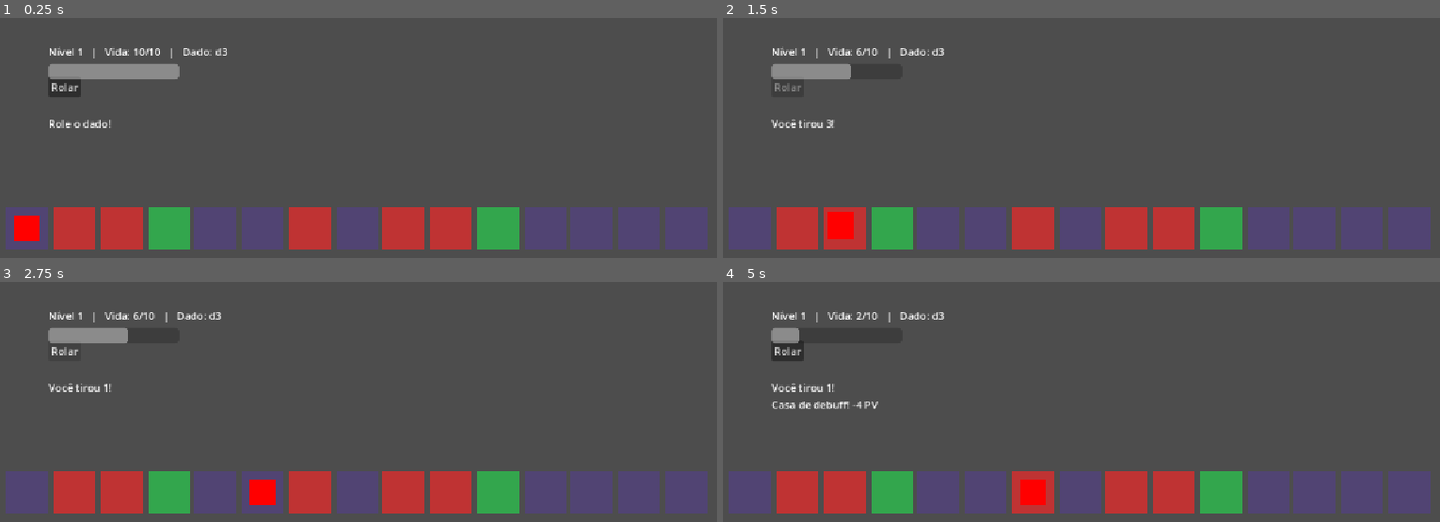
Above: before the commit, frames 1-4 (two rows, left to right).
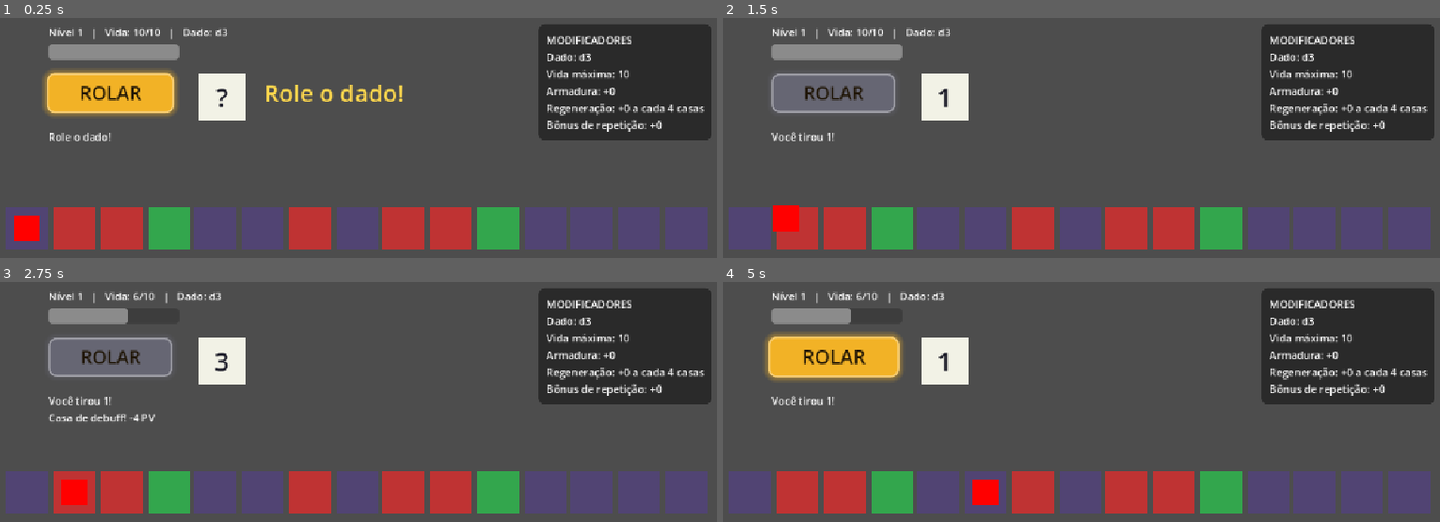
Above: after the commit, the same moments.

Repository: icamarassa/Dice-Run
Game: Godot game, scene res://scenes/main.tscn
Two runs of this game, one before a commit and one after it. Both use one fixed random seed, a clock stepped at 60 frames per second and the inputs below.
Inputs (mouse positions are in pixels of both pictures, inside the frame that each line leads up to):
- Up to frame 1 (0.25 s): no input
- Up to frame 2 (1.5 s): click "Rolar" (after the commit: "ROLAR") at 0.5 s; click (787, 87) at 1.25 s, where only the run before the commit has a clickable "Rolar"
- Up to frame 3 (2.75 s): click "Rolar" (after the commit: "ROLAR") at 2 s
- Up to frame 4 (5 s): move the mouse to (1246, 466) at 2.77 s; click "Rolar" (after the commit: "ROLAR") at 3.5 s; move the mouse to (930, 507) at 4.27 s

The runs differ from the first frame. In frame 1, 19% of the frame differs, in the area x 5-100%, y 2-52%; in frame 2, 18%; in frame 3, 18%; in frame 4, 19%.

Commit message:
Marco 4: cards, raridades, escada de dados, painel de status

Diff:
--- a/dados/buffs/armadura.tres
+++ b/dados/buffs/armadura_couro.tres
@@ -1,10 +1,10 @@
 [gd_resource type="Resource" script_class="Buff" format=3 uid="uid://cwkda4rjn4thl"]
 
-[ext_resource type="Script" uid="uid://bojuqkqv6tqib" path="res://scripts/buff.gd" id="1_w3nqv"]
+[ext_resource type="Script" uid="uid://bojuqkqv6tqib" path="res://scripts/buff.gd" id="1_2gd8p"]
 
 [resource]
-script = ExtResource("1_w3nqv")
-nome = "Armadura"
+script = ExtResource("1_2gd8p")
+nome = "Armadura de Couro"
 descricao = "Debuffs tiram 1 PV a menos"
 id_efeito = "reduz_dano"
 metadata/_custom_type_script = "uid://bojuqkqv6tqib"
--- /dev/null
+++ b/dados/buffs/bencao_arthur.tres
@@ -0,0 +1,10 @@
+[gd_resource type="Resource" script_class="Buff" format=3 uid="uid://bca3aamh6u8ee"]
+
+[ext_resource type="Script" uid="uid://bojuqkqv6tqib" path="res://scripts/buff.gd" id="1_h6oeo"]
+
+[resource]
+script = ExtResource("1_h6oeo")
+nome = "Benção do Rei Arthur"
+descricao = "A cada 10 casas lhe protege completamente de um dano"
+id_efeito = "bencao_divina"
+metadata/_custom_type_script = "uid://bojuqkqv6tqib"
--- /dev/null
+++ b/dados/buffs/coracao_tita.tres
@@ -0,0 +1,12 @@
+[gd_resource type="Resource" script_class="Buff" format=3 uid="uid://btym84es5eo83"]
+
+[ext_resource type="Script" uid="uid://bojuqkqv6tqib" path="res://scripts/buff.gd" id="1_m7xys"]
+
+[resource]
+script = ExtResource("1_m7xys")
+nome = "Coração de Titã"
+raridade = "Lendaria"
+descricao = "+5 de PV máximo"
+id_efeito = "low_health"
+valor = 5
+metadata/_custom_type_script = "uid://bojuqkqv6tqib"
--- /dev/null
+++ b/dados/buffs/cota_de_malha.tres
@@ -0,0 +1,12 @@
+[gd_resource type="Resource" script_class="Buff" format=3 uid="uid://dl6hm5yo1p4io"]
+
+[ext_resource type="Script" uid="uid://bojuqkqv6tqib" path="res://scripts/buff.gd" id="1_n35cn"]
+
+[resource]
+script = ExtResource("1_n35cn")
+nome = "Cota de Malha"
+raridade = "Epica"
+descricao = "Debuffs tiram 2 PV a menos"
+id_efeito = "reduz_dano"
+valor = 2
+metadata/_custom_type_script = "uid://bojuqkqv6tqib"
--- /dev/null
+++ b/dados/buffs/forma_perfeita.tres
@@ -0,0 +1,12 @@
+[gd_resource type="Resource" script_class="Buff" format=3 uid="uid://0agrv247c7s6"]
+
+[ext_resource type="Script" uid="uid://bojuqkqv6tqib" path="res://scripts/buff.gd" id="1_kmlmx"]
+
+[resource]
+script = ExtResource("1_kmlmx")
+nome = "Forma Perfeita"
+raridade = "Epica"
+descricao = "Evolui o dado duas vezes"
+id_efeito = "mais_lados"
+valor = 2
+metadata/_custom_type_script = "uid://bojuqkqv6tqib"
--- a/dados/buffs/primeiros_socorros.tres
+++ b/dados/buffs/primeiros_socorros.tres
@@ -5,7 +5,7 @@
 [resource]
 script = ExtResource("1_ccc14")
 nome = "Primeiros Socorros"
-descricao = "Cura 3 PV"
+descricao = "Cura 4 PV"
 id_efeito = "cura"
-valor = 3
+valor = 4
 metadata/_custom_type_script = "uid://bojuqkqv6tqib"
--- a/scripts/buff.gd
+++ b/scripts/buff.gd
@@ -2,7 +2,7 @@
 extends Resource
 
 @export var nome: String
-@export_enum("Comum", "Rara") var raridade: String = "Comum"
+@export_enum("Comum", "Rara", "Epica", "Lendaria") var raridade: String = "Comum"
 @export var descricao: String
 @export var id_efeito: String
 @export var valor: int = 1
--- a/scripts/dado.gd
+++ b/scripts/dado.gd
@@ -1,9 +1,13 @@
 class_name Dado
+
+# Dados que existem de verdade, em ordem de evolução
+const ESCADA: Array[int] = [3, 4, 6, 8, 10, 12, 20]
 
 var lados: int = 3
 var bonus_repeticao: int = 0
 var ultimo: int = 0
 var teve_bonus: bool = false
+
 
 func rolar() -> int:
 	var resultado := randi_range(1, lados)
@@ -13,3 +17,20 @@
 		total += bonus_repeticao
 	ultimo = resultado
 	return total
+
+
+func indice() -> int:
+	return ESCADA.find(lados)
+
+
+# Ainda existe um dado maior que este, andando "passos" degraus na escada?
+func pode_evoluir(passos: int = 1) -> bool:
+	return indice() + passos < ESCADA.size()
+
+
+func proximo_lados(passos: int = 1) -> int:
+	return ESCADA[mini(indice() + passos, ESCADA.size() - 1)]
+
+
+func evoluir(passos: int = 1) -> void:
+	lados = proximo_lados(passos)
--- a/scripts/main.gd
+++ b/scripts/main.gd
@@ -15,9 +15,8 @@
 
 const VIDA_INICIAL := 10
 const DANO_BASE := 4
-const CHANCE_RARA := 0.15
-
-const CASAS_PARA_REGEN := 4        # regeneração acontece a cada 4 casas andadas
+
+const CASAS_PARA_REGEN := 4
 const CHANCE_DEBUFF_BASE := 0.25
 const CHANCE_DEBUFF_POR_NIVEL := 0.03
 const CHANCE_DEBUFF_MAX := 0.45
@@ -25,10 +24,25 @@
 
 const PASTA_BUFFS := "res://dados/buffs/"
 
+# Interface
+const DADO_POS := Vector2(330, 95)
+const DICA_POS := Vector2(430, 100)
+const COR_DADO := Color(0.95, 0.95, 0.9)
+const COR_DADO_BONUS := Color(1.0, 0.85, 0.35)
+const SEGUNDOS_PARA_DICA := 7.0
+
 const CORES := {
 	TipoCasa.NEUTRA: Color(0.319, 0.267, 0.45, 1.0),
 	TipoCasa.BUFF: Color(0.2, 0.65, 0.3),
 	TipoCasa.DEBUFF: Color(0.75, 0.2, 0.2),
+}
+
+# O "peso" define a chance relativa de cada raridade aparecer
+const RARIDADES := {
+	"Comum": {"nome": "Comum", "peso": 65, "cor": Color(0.72, 0.72, 0.78)},
+	"Rara": {"nome": "Rara", "peso": 22, "cor": Color(0.3, 0.6, 1.0)},
+	"Epica": {"nome": "Épica", "peso": 10, "cor": Color(0.72, 0.38, 0.95)},
+	"Lendaria": {"nome": "Lendária", "peso": 3, "cor": Color(1.0, 0.72, 0.15)},
 }
 
 var dado := Dado.new()
@@ -41,10 +55,20 @@
 var casas_andadas := 0
 var tipos_casas: Array[int] = []
 var todos_buffs: Array[Buff] = []
-var painel_escolha: PanelContainer
-var tween_camera: Tween
 var ocupado := false
 var jogo_terminou := false
+
+var overlay_escolha: ColorRect
+var escolha_ativa := false
+var dado_visual: ColorRect
+var face_dado: Label
+var dica_rolar: Label
+var painel_status: PanelContainer
+var label_status: Label
+var timer_dica: Timer
+var tween_camera: Tween
+var tween_dica: Tween
+var tween_botao: Tween
 
 @onready var tabuleiro: Node2D = $Tabuleiro
 @onready var marcador: ColorRect = $Marcador
@@ -58,15 +82,159 @@
 
 func _ready() -> void:
 	randomize()
-	barra_vida.position = Vector2(100, 80)
-	barra_vida.size = Vector2(200, 24)
-	barra_vida.show_percentage = false
+	_organizar_interface()
+	_criar_dado_visual()
+	_criar_painel_status()
+	_criar_dica()
 
 	_carregar_buffs()
 	_montar_nivel()
 	botao_reiniciar.hide()
 	botao_rolar.pressed.connect(_on_botao_rolar_pressed)
 	botao_reiniciar.pressed.connect(_on_botao_reiniciar_pressed)
+
+	timer_dica = Timer.new()
+	timer_dica.wait_time = SEGUNDOS_PARA_DICA
+	timer_dica.timeout.connect(_on_timer_dica)
+	add_child(timer_dica)
+	timer_dica.start()
+
+	_pulsar_botao(true)
+	_mostrar_dica()
+
+
+# ---------- Interface ----------
+
+func _organizar_interface() -> void:
+	label_vida.position = Vector2(100, 20)
+	barra_vida.position = Vector2(100, 50)
+	barra_vida.size = Vector2(200, 24)
+	barra_vida.show_percentage = false
+	label_resultado.position = Vector2(100, 180)
+	botao_reiniciar.position = Vector2(100, 255)
+
+	# Botão de rolar em destaque
+	botao_rolar.text = "ROLAR"
+	botao_rolar.custom_minimum_size = Vector2(190, 60)
+	botao_rolar.size = Vector2(190, 60)
+	botao_rolar.position = Vector2(100, 95)
+	botao_rolar.pivot_offset = Vector2(95, 30)
+	botao_rolar.add_theme_font_size_override("font_size", 28)
+	var escuro := Color(0.12, 0.08, 0.02)
+	for cor_fonte in ["font_color", "font_hover_color", "font_pressed_color", "font_disabled_color"]:
+		botao_rolar.add_theme_color_override(cor_fonte, escuro)
+	botao_rolar.add_theme_stylebox_override("normal", _estilo_botao(Color(0.95, 0.7, 0.15)))
+	botao_rolar.add_theme_stylebox_override("hover", _estilo_botao(Color(1.0, 0.82, 0.35)))
+	botao_rolar.add_theme_stylebox_override("pressed", _estilo_botao(Color(0.8, 0.55, 0.1)))
+	botao_rolar.add_theme_stylebox_override("disabled", _estilo_botao(Color(0.4, 0.4, 0.45)))
+
+
+func _estilo_botao(cor: Color) -> StyleBoxFlat:
+	var s := StyleBoxFlat.new()
+	s.bg_color = cor
+	s.border_color = cor.lightened(0.35)
+	s.set_border_width_all(3)
+	s.set_corner_radius_all(12)
+	s.shadow_color = Color(cor, 0.4)
+	s.shadow_size = 8
+	return s
+
+
+func _pulsar_botao(ativo: bool) -> void:
+	if tween_botao:
+		tween_botao.kill()
+	botao_rolar.scale = Vector2.ONE
+	if ativo:
+		tween_botao = botao_rolar.create_tween().set_loops()
+		tween_botao.tween_property(botao_rolar, "scale", Vector2(1.06, 1.06), 0.5).set_trans(Tween.TRANS_SINE)
+		tween_botao.tween_property(botao_rolar, "scale", Vector2.ONE, 0.5).set_trans(Tween.TRANS_SINE)
+
+
+func _criar_dado_visual() -> void:
+	dado_visual = ColorRect.new()
+	dado_visual.size = Vector2(72, 72)
+	dado_visual.pivot_offset = Vector2(36, 36)
+	dado_visual.position = DADO_POS
+	dado_visual.color = COR_DADO
+	$UI.add_child(dado_visual)
+
+	face_dado = Label.new()
+	face_dado.set_anchors_and_offsets_preset(Control.PRESET_FULL_RECT)
+	face_dado.horizontal_alignment = HORIZONTAL_ALIGNMENT_CENTER
+	face_dado.vertical_alignment = VERTICAL_ALIGNMENT_CENTER
+	face_dado.add_theme_font_size_override("font_size", 40)
+	face_dado.add_theme_color_override("font_color", Color(0.1, 0.1, 0.15))
+	face_dado.text = "?"
+	dado_visual.add_child(face_dado)
+
+
+func _criar_painel_status() -> void:
+	painel_status = PanelContainer.new()
+	var estilo := StyleBoxFlat.new()
+	estilo.bg_color = Color(0, 0, 0, 0.45)
+	estilo.set_corner_radius_all(10)
+	estilo.set_content_margin_all(12)
+	painel_status.add_theme_stylebox_override("panel", estilo)
+
+	label_status = Label.new()
+	label_status.add_theme_font_size_override("font_size", 16)
+	painel_status.add_child(label_status)
+
+	painel_status.position = Vector2(850, 20)
+	$UI.add_child(painel_status)
+
+
+func _atualizar_status() -> void:
+	var texto := "MODIFICADORES\n"
+	texto += "Dado: d%d\n" % dado.lados
+	texto += "Vida máxima: %d\n" % vida_maxima
+	texto += "Armadura: +%d\n" % reducao_dano
+	texto += "Regeneração: +%d a cada %d casas\n" % [regen_valor, CASAS_PARA_REGEN]
+	texto += "Bônus de repetição: +%d" % dado.bonus_repeticao
+	label_status.text = texto
+
+
+func _criar_dica() -> void:
+	dica_rolar = _novo_label("Role o dado!", 36, Color(1.0, 0.85, 0.3))
+	dica_rolar.autowrap_mode = TextServer.AUTOWRAP_OFF
+	dica_rolar.horizontal_alignment = HORIZONTAL_ALIGNMENT_LEFT
+	dica_rolar.position = DICA_POS
+	dica_rolar.modulate.a = 0.0
+	$UI.add_child(dica_rolar)
+
+
+func _mostrar_dica() -> void:
+	if tween_dica:
+		tween_dica.kill()
+	dica_rolar.modulate.a = 0.0
+	dica_rolar.position = DICA_POS + Vector2(-20, 0)
+	tween_dica = create_tween()
+	tween_dica.set_parallel(true)
+	tween_dica.tween_property(dica_rolar, "modulate:a", 1.0, 0.25)
+	tween_dica.tween_property(dica_rolar, "position:x", DICA_POS.x, 0.25)
+	tween_dica.tween_property(dica_rolar, "modulate:a", 0.0, 0.4).set_delay(1.25)
+
+
+func _esconder_dica() -> void:
+	if tween_dica:
+		tween_dica.kill()
+	dica_rolar.modulate.a = 0.0
+
+
+func _on_timer_dica() -> void:
+	if not ocupado and not jogo_terminou and not escolha_ativa:
+		_mostrar_dica()
+
+
+func _novo_label(texto: String, tamanho: int, cor := Color.WHITE) -> Label:
+	var l := Label.new()
+	l.text = texto
+	l.horizontal_alignment = HORIZONTAL_ALIGNMENT_CENTER
+	l.autowrap_mode = TextServer.AUTOWRAP_WORD_SMART
+	l.mouse_filter = Control.MOUSE_FILTER_IGNORE
+	l.add_theme_font_size_override("font_size", tamanho)
+	l.add_theme_color_override("font_color", cor)
+	return l
 
 
 # ---------- Dados (Resources) ----------
@@ -82,18 +250,47 @@
 	print("Buffs carregados: ", todos_buffs.size())
 
 
+# Um buff só é oferecido se fizer sentido agora (ex.: não existe dado maior que d20)
+func _buff_disponivel(buff: Buff) -> bool:
+	if buff.id_efeito == "mais_lados":
+		return dado.pode_evoluir(buff.valor)
+	return true
+
+
+func _descricao_do_buff(buff: Buff) -> String:
+	if buff.id_efeito == "mais_lados":
+		return "Seu dado evolui:\nd%d → d%d" % [dado.lados, dado.proximo_lados(buff.valor)]
+	return buff.descricao
+
+
+func _sortear_raridade() -> String:
+	var total: int = 0
+	for r in RARIDADES:
+		total += RARIDADES[r]["peso"]
+	var sorteio := randi_range(1, total)
+	for r in RARIDADES:
+		sorteio -= RARIDADES[r]["peso"]
+		if sorteio <= 0:
+			return r
+	return "Comum"
+
+
 func _sortear_opcoes(quantidade := 3) -> Array[Buff]:
-	var pool := todos_buffs.duplicate()
+	var pool: Array[Buff] = []
+	for b in todos_buffs:
+		if _buff_disponivel(b):
+			pool.append(b)
 	pool.shuffle()
+
 	var opcoes: Array[Buff] = []
-
 	while opcoes.size() < quantidade and not pool.is_empty():
-		var raridade_alvo := "Rara" if randf() < CHANCE_RARA else "Comum"
+		var raridade_alvo := _sortear_raridade()
 		var escolhido: Buff = null
 		for b in pool:
 			if b.raridade == raridade_alvo:
 				escolhido = b
 				break
+		# Se não existe buff dessa raridade, pega qualquer um
 		if escolhido == null:
 			escolhido = pool[0]
 		opcoes.append(escolhido)
@@ -203,8 +400,13 @@
 		return
 	ocupado = true
 	botao_rolar.disabled = true
+	_pulsar_botao(false)
+	_esconder_dica()
+	timer_dica.stop()
 
 	var resultado := dado.rolar()
+	await _animar_dado()
+
 	label_resultado.text = "Você tirou %d!" % resultado
 	if dado.teve_bonus:
 		label_resultado.text += " (bônus de repetição)"
@@ -222,6 +424,39 @@
 	if not jogo_terminou:
 		ocupado = false
 		botao_rolar.disabled = false
+		_pulsar_botao(true)
+		timer_dica.start()
+
+
+func _animar_dado() -> void:
+	dado_visual.color = COR_DADO
+
+	var t := create_tween().set_parallel(true)
+	t.tween_property(dado_visual, "rotation", TAU * 2.0, 0.55).from(0.0)
+	t.tween_property(dado_visual, "position:y", DADO_POS.y - 45.0, 0.25) \
+		.set_trans(Tween.TRANS_QUAD).set_ease(Tween.EASE_OUT)
+	t.tween_property(dado_visual, "position:y", DADO_POS.y, 0.25) \
+		.set_delay(0.25).set_trans(Tween.TRANS_QUAD).set_ease(Tween.EASE_IN)
+	# Troca o número várias vezes enquanto o dado gira
+	t.tween_method(_face_aleatoria, 0.0, 1.0, 0.55)
+	await t.finished
+
+	dado_visual.rotation = 0.0
+	face_dado.text = str(dado.ultimo)
+	if dado.teve_bonus:
+		dado_visual.color = COR_DADO_BONUS
+
+	# "Pop" ao pousar
+	var p := create_tween()
+	p.tween_property(dado_visual, "scale", Vector2(1.35, 1.35), 0.08)
+	p.tween_property(dado_visual, "scale", Vector2.ONE, 0.15) \
+		.set_trans(Tween.TRANS_BACK).set_ease(Tween.EASE_OUT)
+	await p.finished
+
+
+func _face_aleatoria(_progresso: float) -> void:
+	if randf() < 0.3:
+		face_dado.text = str(randi_range(1, dado.lados))
 
 
 func _mover_um_passo(indice: int) -> void:
@@ -275,41 +510,128 @@
 func _escolher_buff() -> void:
 	var opcoes := _sortear_opcoes()
 	if opcoes.is_empty():
-		label_resultado.text += "\n(Nenhum buff encontrado em dados/buffs)"
+		label_resultado.text += "\n(Nenhum buff disponível em dados/buffs)"
 		return
 
-	painel_escolha = PanelContainer.new()
-	var caixa := HBoxContainer.new()
-	caixa.add_theme_constant_override("separation", 12)
-	painel_escolha.add_child(caixa)
-
+	escolha_ativa = true
+
+	# Fundo escuro cobrindo a tela inteira
+	overlay_escolha = ColorRect.new()
+	overlay_escolha.color = Color(0, 0, 0, 0)
+	overlay_escolha.set_anchors_and_offsets_preset(Control.PRESET_FULL_RECT)
+	$UI.add_child(overlay_escolha)
+
+	var centro := CenterContainer.new()
+	centro.set_anchors_and_offsets_preset(Control.PRESET_FULL_RECT)
+	overlay_escolha.add_child(centro)
+
+	var coluna := VBoxContainer.new()
+	coluna.add_theme_constant_override("separation", 28)
+	centro.add_child(coluna)
+
+	coluna.add_child(_novo_label("Escolha uma melhoria", 40))
+
+	var fileira := HBoxContainer.new()
+	fileira.add_theme_constant_override("separation", 24)
+	coluna.add_child(fileira)
+
+	var fade := create_tween()
+	fade.tween_property(overlay_escolha, "color:a", 0.82, 0.25)
+
+	# Cards entram um depois do outro
+	var i := 0
 	for buff in opcoes:
-		var botao := Button.new()
-		botao.custom_minimum_size = Vector2(180, 120)
-		botao.autowrap_mode = TextServer.AUTOWRAP_WORD_SMART
-		botao.text = "%s\n[%s]\n\n%s" % [buff.nome, buff.raridade, buff.descricao]
-		if buff.raridade == "Rara":
-			botao.modulate = Color(1.0, 0.85, 0.3)
-		botao.pressed.connect(_on_buff_escolhido.bind(buff))
-		caixa.add_child(botao)
-
-	$UI.add_child(painel_escolha)
-	painel_escolha.position = Vector2(400, 80)
+		var card := _criar_card(buff)
+		card.modulate.a = 0.0
+		card.scale = Vector2(0.8, 0.8)
+		fileira.add_child(card)
+		var t := card.create_tween().set_parallel(true)
+		t.tween_property(card, "modulate:a", 1.0, 0.25).set_delay(0.1 * i)
+		t.tween_property(card, "scale", Vector2.ONE, 0.3).set_delay(0.1 * i) \
+			.set_trans(Tween.TRANS_BACK).set_ease(Tween.EASE_OUT)
+		i += 1
 
 	await escolha_feita
 
 
+func _criar_card(buff: Buff) -> Button:
+	var info: Dictionary = RARIDADES.get(buff.raridade, RARIDADES["Comum"])
+	var cor: Color = info["cor"]
+
+	var card := Button.new()
+	card.custom_minimum_size = Vector2(230, 330)
+	card.pivot_offset = Vector2(115, 165)
+	card.focus_mode = Control.FOCUS_NONE
+	card.add_theme_stylebox_override("normal", _estilo_card(cor, false, buff.raridade))
+	card.add_theme_stylebox_override("hover", _estilo_card(cor, true, buff.raridade))
+	card.add_theme_stylebox_override("pressed", _estilo_card(cor, true, buff.raridade))
+
+	var caixa := VBoxContainer.new()
+	caixa.set_anchors_and_offsets_preset(Control.PRESET_FULL_RECT, Control.PRESET_MODE_MINSIZE, 16)
+	caixa.mouse_filter = Control.MOUSE_FILTER_IGNORE
+	caixa.alignment = BoxContainer.ALIGNMENT_CENTER
+	caixa.add_theme_constant_override("separation", 14)
+	card.add_child(caixa)
+
+	caixa.add_child(_novo_label(info["nome"].to_upper(), 16, cor))
+	caixa.add_child(_novo_label(buff.nome, 26))
+	caixa.add_child(_novo_label(_descricao_do_buff(buff), 18, Color(0.85, 0.85, 0.9)))
+
+	card.pressed.connect(_on_buff_escolhido.bind(buff))
+	card.mouse_entered.connect(func(): card.create_tween().tween_property(card, "scale", Vector2(1.06, 1.06), 0.1))
+	card.mouse_exited.connect(func(): card.create_tween().tween_property(card, "scale", Vector2.ONE, 0.1))
+
+	# Lendária "respira"
+	if buff.raridade == "Lendaria":
+		var brilho := card.create_tween().set_loops()
+		brilho.tween_property(card, "self_modulate", Color(0.72, 0.72, 0.72), 0.7)
+		brilho.tween_property(card, "self_modulate", Color.WHITE, 0.7)
+
+	return card
+
+
+func _estilo_card(cor: Color, destacado: bool, raridade: String) -> StyleBoxFlat:
+	var s := StyleBoxFlat.new()
+	s.bg_color = Color(0.09, 0.09, 0.13).lerp(cor, 0.28 if destacado else 0.14)
+	s.border_color = cor
+
+	var espessura := 3
+	match raridade:
+		"Rara":
+			espessura = 4
+		"Epica":
+			espessura = 5
+		"Lendaria":
+			espessura = 6
+	s.set_border_width_all(espessura)
+	s.set_corner_radius_all(16)
+
+	# Épica e Lendária têm um brilho maior ao redor
+	var brilho_forte := raridade == "Epica" or raridade == "Lendaria"
+	s.shadow_color = Color(cor, 0.55 if destacado else 0.3)
+	s.shadow_size = 24 if brilho_forte else 10
+	return s
+
+
 func _on_buff_escolhido(buff: Buff) -> void:
+	if not escolha_ativa:
+		return
+	escolha_ativa = false
+
 	_aplicar_buff(buff)
 	label_resultado.text += "\nEscolheu: %s" % buff.nome
-	painel_escolha.queue_free()
+
+	var t := create_tween()
+	t.tween_property(overlay_escolha, "modulate:a", 0.0, 0.2)
+	await t.finished
+	overlay_escolha.queue_free()
 	escolha_feita.emit()
 
 
 func _aplicar_buff(buff: Buff) -> void:
 	match buff.id_efeito:
 		"mais_lados":
-			dado.lados += buff.valor
+			dado.evoluir(buff.valor)
 		"bonus_repetido":
 			dado.bonus_repeticao += buff.valor
 		"cura":
@@ -335,10 +657,14 @@
 	var tween := create_tween()
 	tween.tween_property(barra_vida, "value", vida, 0.25)
 
+	_atualizar_status()
+
 
 func _fim_de_jogo(texto: String) -> void:
 	jogo_terminou = true
 	botao_rolar.disabled = true
+	_pulsar_botao(false)
+	timer_dica.stop()
 	label_resultado.text = texto
 	botao_reiniciar.show()
 
